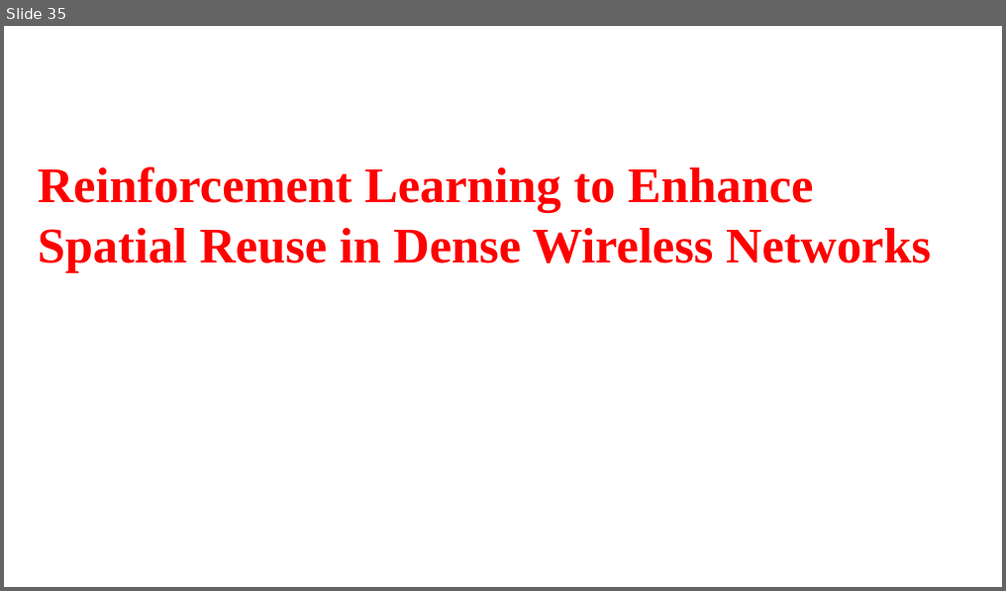
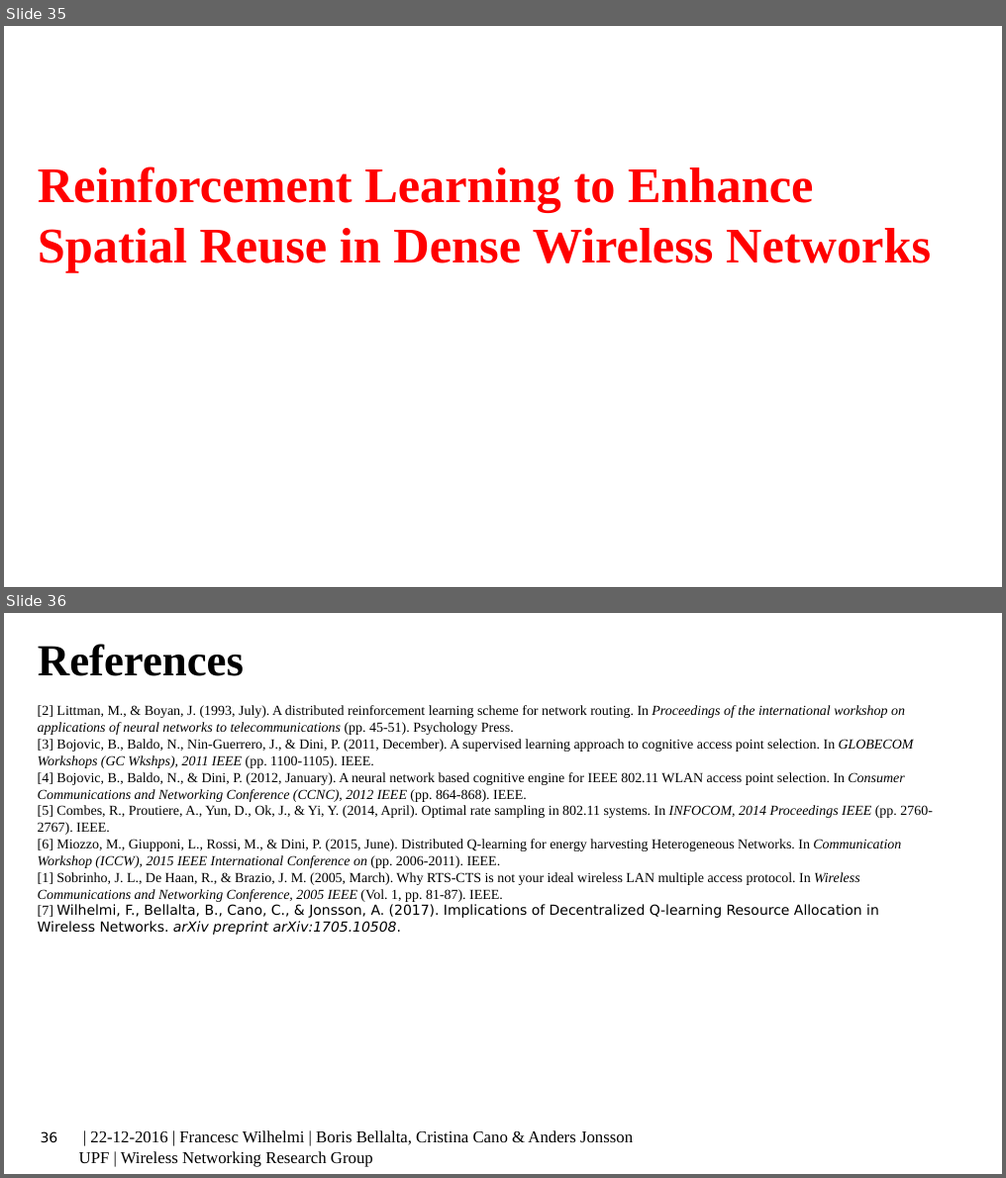
Before and after one commit to BelmY/thesis_proposal, a slide deck: Presentation/thesis_proposal.pptx. Shown one above the other, each under a label of ours: slide 35 before the commit, slides 35 and 36 after it. The pictures are 1006x591 and 1006x1178 pixels, drawn with LibreOffice and Linux fonts; fonts in the diff are those of the drawing; background and template pictures are left out. Boxes give left, top, right and bottom in pixels: in the first picture for what was removed or moved away, otherwise in the second. Text is boxed around its words. In the diff, an @@ line names an element or a change of style, - is before the commit and + after.

Commit message:
Refactor with changes proposed by Anders. Version delivered to the jury.

```diff
--- a/Presentation/thesis_proposal.pptx
+++ b/Presentation/thesis_proposal.pptx
@@ slide 36 added at box(4, 613, 1002, 1174), background #FFFFFF @@
@@ title added at box(38, 644, 244, 676), 32 pt, text #000000, bold @@
+References
@@ text added at box(38, 705, 933, 935), 10 pt, text #000000 @@
+[2] Littman, M., & Boyan, J. (1993, July). A distributed reinforcement learning scheme for network routing. In Proceedings of the international workshop on applications of neural networks to telecommunications (pp. 45-51). Psychology Press.
+[3] Bojovic, B., Baldo, N., Nin-Guerrero, J., & Dini, P. (2011, December). A supervised learning approach to cognitive access point selection. In GLOBECOM Workshops (GC Wkshps), 2011 IEEE (pp. 1100-1105). IEEE.
+[4] Bojovic, B., Baldo, N., & Dini, P. (2012, January). A neural network based cognitive engine for IEEE 802.11 WLAN access point selection. In Consumer Communications and Networking Conference (CCNC), 2012 IEEE (pp. 864-868). IEEE.
+[5] Combes, R., Proutiere, A., Yun, D., Ok, J., & Yi, Y. (2014, April). Optimal rate sampling in 802.11 systems. In INFOCOM, 2014 Proceedings IEEE (pp. 2760-2767). IEEE.
+[6] Miozzo, M., Giupponi, L., Rossi, M., & Dini, P. (2015, June). Distributed Q-learning for energy harvesting Heterogeneous Networks. In Communication Workshop (ICCW), 2015 IEEE International Conference on (pp. 2006-2011). IEEE.
+[1] Sobrinho, J. L., De Haan, R., & Brazio, J. M. (2005, March). Why RTS-CTS is not your ideal wireless LAN multiple access protocol. In Wireless Communications and Networking Conference, 2005 IEEE (Vol. 1, pp. 81-87). IEEE.
+[7] Wilhelmi, F., Bellalta, B., Cano, C., & Jonsson, A. (2017). Implications of Decentralized Q-learning Resource Allocation in Wireless Networks. arXiv preprint arXiv:1705.10508.
@@ page number added at box(41, 1132, 58, 1144), 10 pt, text #000000 @@
+36
@@ text added at box(79, 1131, 633, 1167), 12 pt, text #000000 @@
+| 22-12-2016 | Francesc Wilhelmi | Boris Bellalta, Cristina Cano & Anders Jonsson
+UPF | Wireless Networking Research Group
```
Also in this commit, not shown: 5 slides changed, 2 other slides added, 2 slides removed, 12 other files.
